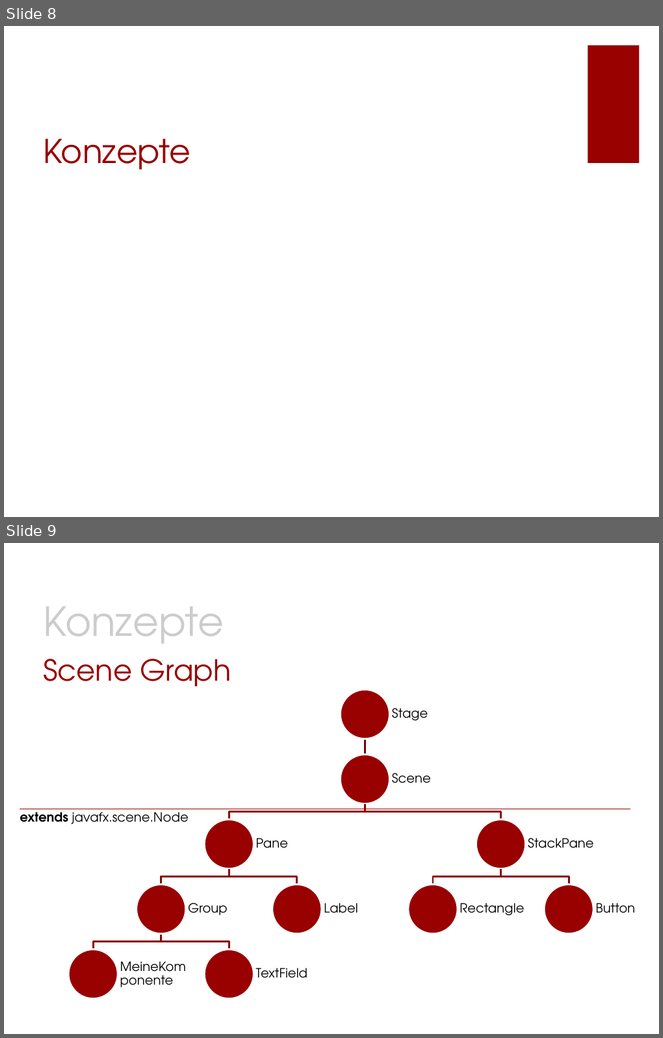
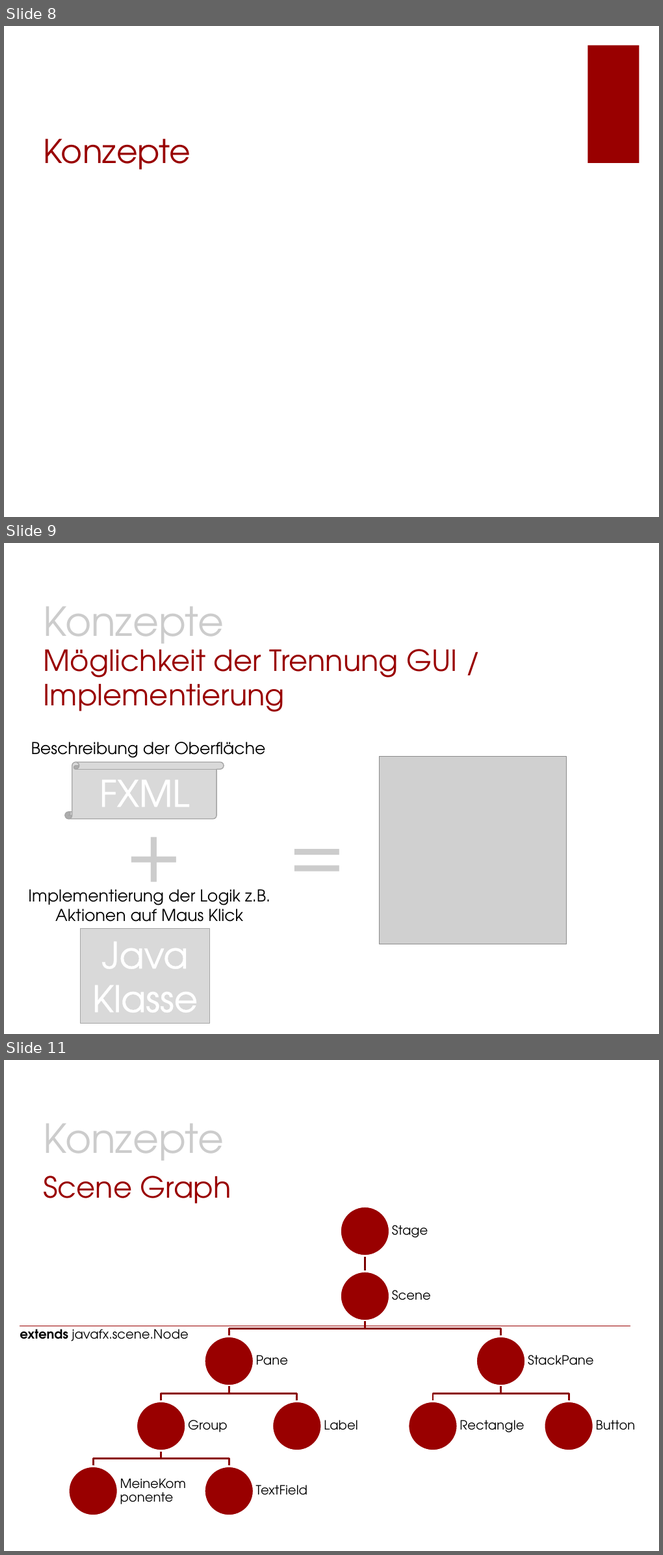
Before and after one commit to Morkunas/jfxusergroup, a slide deck: JavaFX-UserGroup.pptx. Shown one above the other, each under a label of ours: slides 8 and 9 before the commit, slides 8, 9 and 11 after it; the slides between them are not shown. The pictures are 663x1038 and 663x1555 pixels, drawn with LibreOffice and Linux fonts; fonts in the diff are those of the drawing; grey boxes stand for pictures; background and template pictures are left out. Boxes give left, top, right and bottom in pixels: in the first picture for what was removed or moved away, otherwise in the second. Text is boxed around its words. In the diff, an @@ line names an element or a change of style, - is before the commit and + after.

```diff
--- a/JavaFX-UserGroup.pptx
+++ b/JavaFX-UserGroup.pptx
@@ slide 9 added at [4,543,659,1034], background #FFFFFF @@
@@ text added at [43,607,224,655], 44 pt, text #CCCCCC @@
+Konzepte
@@ title added at [43,641,458,712], 32 pt, text #990000 @@
+Möglichkeit der Trennung GUI / Implementierung
@@ text added at [31,742,265,762], 18 pt, text #000000 @@
+Beschreibung der Oberfläche
@@ picture added at [380,757,567,944] @@
@@ vertical scroll added at [65,763,224,819], fill #D9D9D9, outline #A6A6A6 1 pt, 40 pt, text #FFFFFF @@
+FXML
@@ text added at [118,797,190,901], 88 pt, text #CCCCCC @@
++
@@ text added at [282,798,353,901], 88 pt, text #CCCCCC @@
+=
@@ text added at [28,889,270,929], 18 pt, text #000000 @@
+Implementierung der Logik z.B. Aktionen auf Maus Klick
@@ rectangle added at [80,929,210,1024], fill #D9D9D9, outline #A6A6A6 1 pt, 40 pt, text #FFFFFF @@
+Java Klasse
@@ what was slide 9 is now slide 11 @@
```
Also in this commit, not shown: 3 slides changed, 1 other slide added, 2 slides removed, 5 other files.
